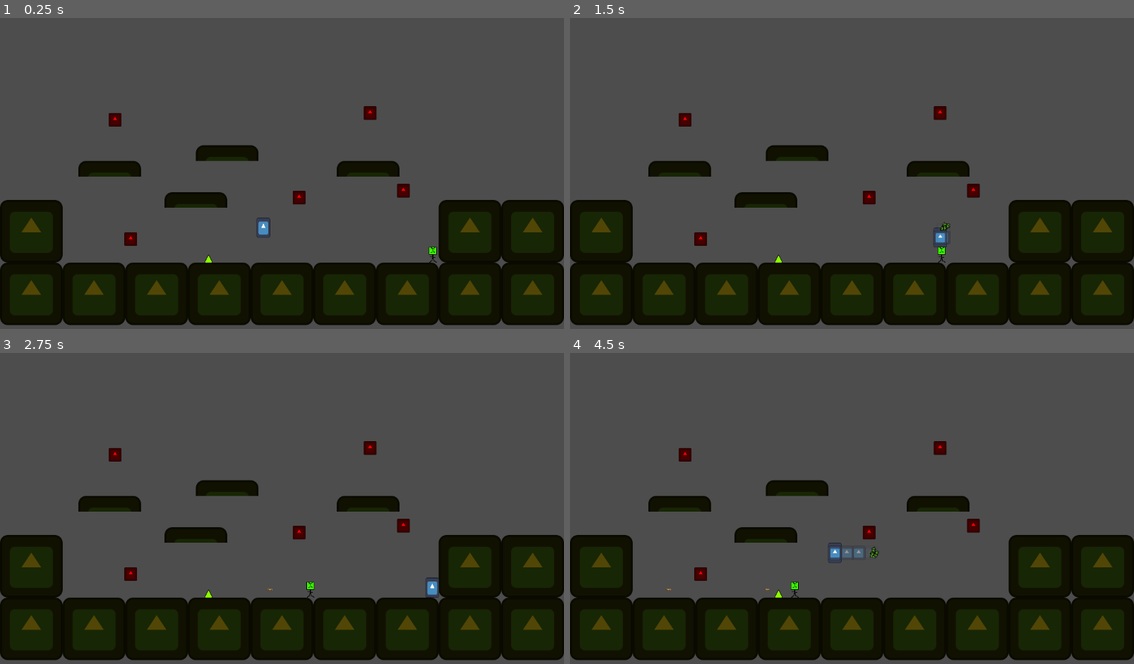
Above: before the commit, frames 1-4 (two rows, left to right).
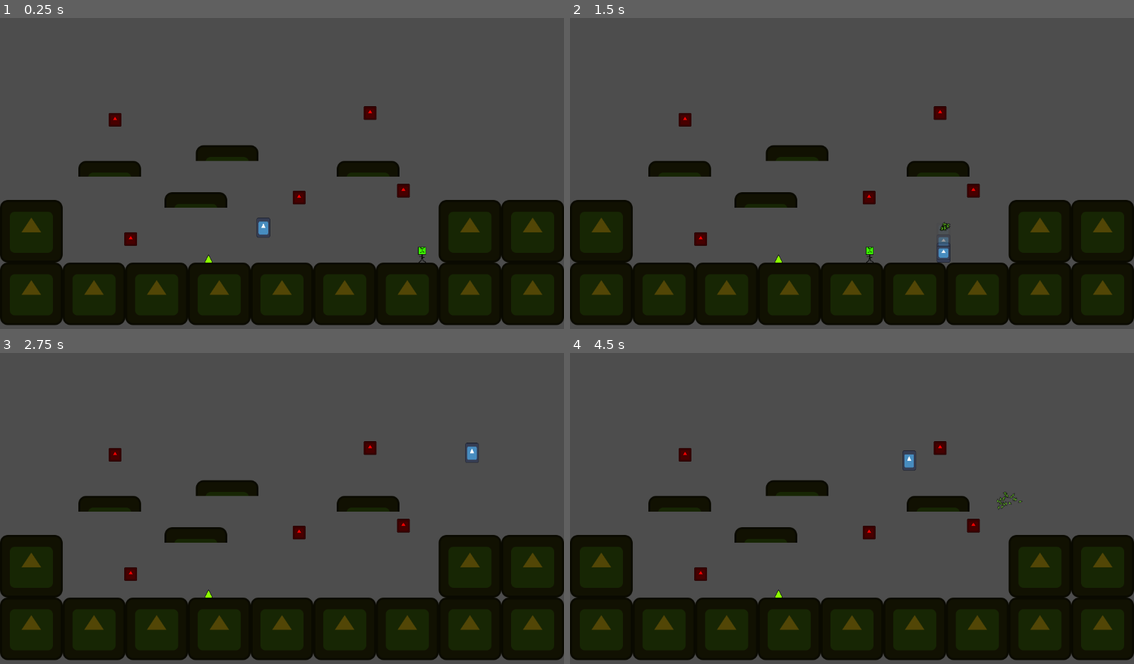
Above: after the commit, the same moments.

Repository: carterw11/lojam2023
Game: Godot game, scene res://Levels/player_test_level.tscn
Same seed, same stepped clock (60 frames per second), same inputs: the game is played once before the commit and once after it. The engine's default icon, where the game draws it, is replaced by a stand-in: a white triangle on a blue panel in a dark square.
Inputs (mouse positions are in pixels of both pictures, inside the frame that each line leads up to):
- Up to frame 1 (0.25 s): no input
- Up to frame 2 (1.5 s): move the mouse to (976, 154) at 0.52 s; hold D (right) 0.53-1.28 s; click (976, 154) at 0.6 s; tap Space (jump) at 0.77 s; move the mouse to (739, 185) at 1.27 s; hold S (down) from 1.28 s (still down); tap Shift (dash) at 1.35 s
- Up to frame 3 (2.75 s): tap Space (jump) at 1.52 s; move the mouse to (338, 436) at 2.02 s; release S (down) at 2.03 s; hold D (right) from 2.03 s (still down); click (338, 436) at 2.1 s
- Up to frame 4 (4.5 s): move the mouse to (823, 567) at 2.77 s; release D (right) at 2.78 s; hold W (up) 2.78-3.53 s; tap Shift (dash) at 2.85, 4.35 s; tap Space (jump) at 3.02, 3.77 s; move the mouse to (1021, 552) at 3.52 s; hold A (left) from 3.53 s (still down); click (1021, 552) at 3.6 s; move the mouse to (682, 458) at 4.27 s

The runs differ from the first frame. In frame 1, 0.1% of the frame differs, in the area x 74-78%, y 73-79%; in frame 2, 0.2%; in frame 3, 0.3%; in frame 4, 0.5%, in the area x 16-81%, y 31-79%.

Commit message:
Pain and Suffering
Enemies can now kill the player, and the Player can kill enemies.

Diff:
--- a/Levels/player_test_level.tscn
+++ b/Levels/player_test_level.tscn
@@ -364,3 +364,4 @@
 
 [node name="WalkingEnemy" parent="." instance=ExtResource("5_wk2nc")]
 position = Vector2(870, 494)
+canShoot = false
--- a/Objects/Enemies/WalkingEnemy.tscn
+++ b/Objects/Enemies/WalkingEnemy.tscn
@@ -6,7 +6,7 @@
 [sub_resource type="RectangleShape2D" id="RectangleShape2D_wm0cc"]
 size = Vector2(14, 31)
 
-[node name="WalkingEnemy" type="CharacterBody2D"]
+[node name="WalkingEnemy" type="CharacterBody2D" groups=["Enemy"]]
 script = ExtResource("1_xohox")
 canShoot = true
 
--- a/Objects/Enemies/enemy.gd
+++ b/Objects/Enemies/enemy.gd
@@ -14,7 +14,7 @@
 
 # Get the gravity from the project settings to be synced with RigidBody nodes.
 var gravity = ProjectSettings.get_setting("physics/2d/default_gravity")
-var direction : int = 1
+var direction : Vector2 = Vector2(1, 0)
 
 func _ready():
 	cycleTimer.start(cycleTime)
@@ -31,12 +31,18 @@
 		ChangeDirection()
 
 	if canMove:
-		velocity.x = direction * speed
+		velocity.x = direction.x * speed
 
 	move_and_slide()
 
+	var collision = move_and_collide(velocity * delta)
+	if collision != null:
+		var body = collision.get_collider()
+		if body.is_in_group("Player"):
+			body.death()
+
 func ChangeDirection():
-	direction *= -1
+	direction.x *= -1
 	cycleTimer.start(cycleTime)
 
 func _on_cycle_timer_timeout():
@@ -45,7 +51,7 @@
 func _on_shooting_timer_timeout():
 	var bullet = Bullet.instantiate()
 	owner.add_child(bullet)
-	if direction == 1:
+	if direction.x == 1:
 		bullet.transform = $MarkerRight.global_transform
 	else:
 		bullet.transform = $MarkerLeft.global_transform
--- /dev/null
+++ b/Objects/breakableWall/breakable_wall.gd
@@ -0,0 +1,5 @@
+extends StaticBody2D
+
+
+func breakWall():
+	queue_free()
--- a/Objects/breakableWall/breakable_wall.tscn
+++ b/Objects/breakableWall/breakable_wall.tscn
@@ -1,11 +1,13 @@
-[gd_scene load_steps=3 format=3 uid="uid://bc1rhbqqjd0ku"]
+[gd_scene load_steps=4 format=3 uid="uid://bc1rhbqqjd0ku"]
 
 [ext_resource type="Texture2D" uid="uid://bjjteeqnmif07" path="res://Images/TestAssets/wall.png" id="1_eqjgc"]
+[ext_resource type="Script" path="res://Objects/breakableWall/breakable_wall.gd" id="1_fde6f"]
 
 [sub_resource type="RectangleShape2D" id="RectangleShape2D_fnw5e"]
 size = Vector2(32, 32)
 
 [node name="StaticBody2D" type="StaticBody2D"]
+script = ExtResource("1_fde6f")
 
 [node name="Sprite2D" type="Sprite2D" parent="."]
 texture = ExtResource("1_eqjgc")
--- a/Particles/dash_particles.tscn
+++ b/Particles/dash_particles.tscn
@@ -25,6 +25,7 @@
 script = ExtResource("1_t0o61")
 
 [node name="TrailEffect" type="GPUParticles2D" parent="."]
+emitting = false
 amount = 10
 process_material = SubResource("ParticleProcessMaterial_yte64")
 texture = ExtResource("1_yomhy")
--- a/Player/player.tscn
+++ b/Player/player.tscn
@@ -9,7 +9,7 @@
 [sub_resource type="RectangleShape2D" id="RectangleShape2D_mcp3o"]
 size = Vector2(26, 40)
 
-[node name="Player" type="CharacterBody2D"]
+[node name="Player" type="CharacterBody2D" groups=["Player"]]
 script = ExtResource("1_ihjul")
 playerWhip = ExtResource("2_2iccw")
 leafParticles = ExtResource("3_g8lxm")
--- a/Player/player_whip.gd
+++ b/Player/player_whip.gd
@@ -15,3 +15,9 @@
 func _on_whip_lifespan_timeout():
 	get_parent().isAttacking = false
 	queue_free()
+
+func _on_body_entered(body):
+	if body.is_in_group("Enemy"):
+		body.death()
+	elif body.has_method("breakWall"):
+		body.breakWall()
--- a/Player/player_whip.tscn
+++ b/Player/player_whip.tscn
@@ -24,4 +24,5 @@
 wait_time = 0.2
 one_shot = true
 
+[connection signal="body_entered" from="." to="." method="_on_body_entered"]
 [connection signal="timeout" from="WhipLifespan" to="." method="_on_whip_lifespan_timeout"]
Not shown: 2 places in Particles/leaf_effect.tscn that only renumber resources
